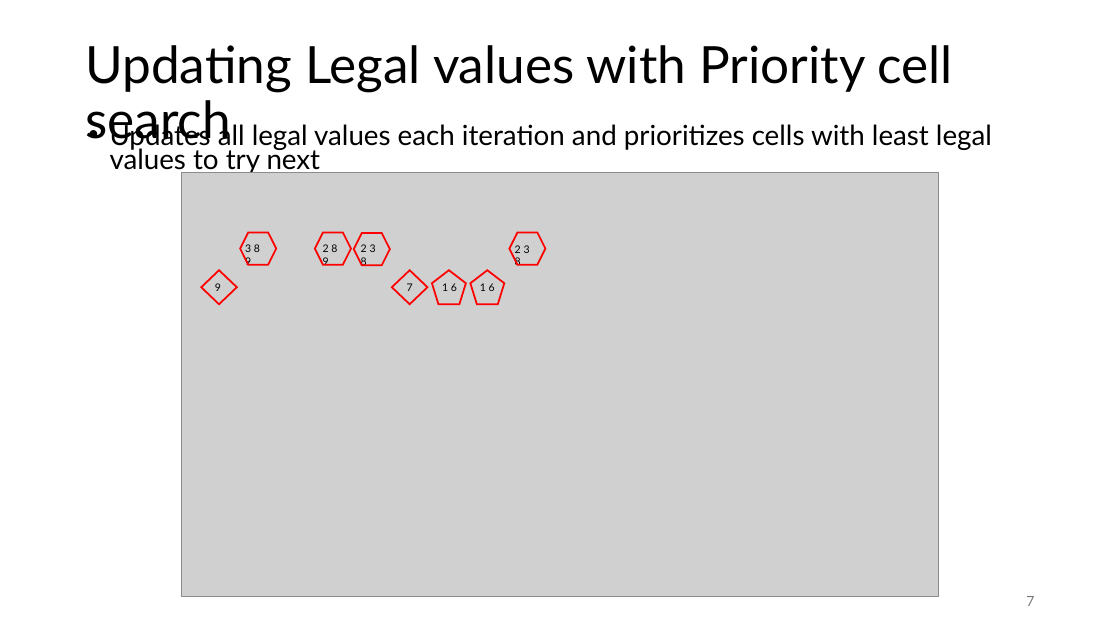
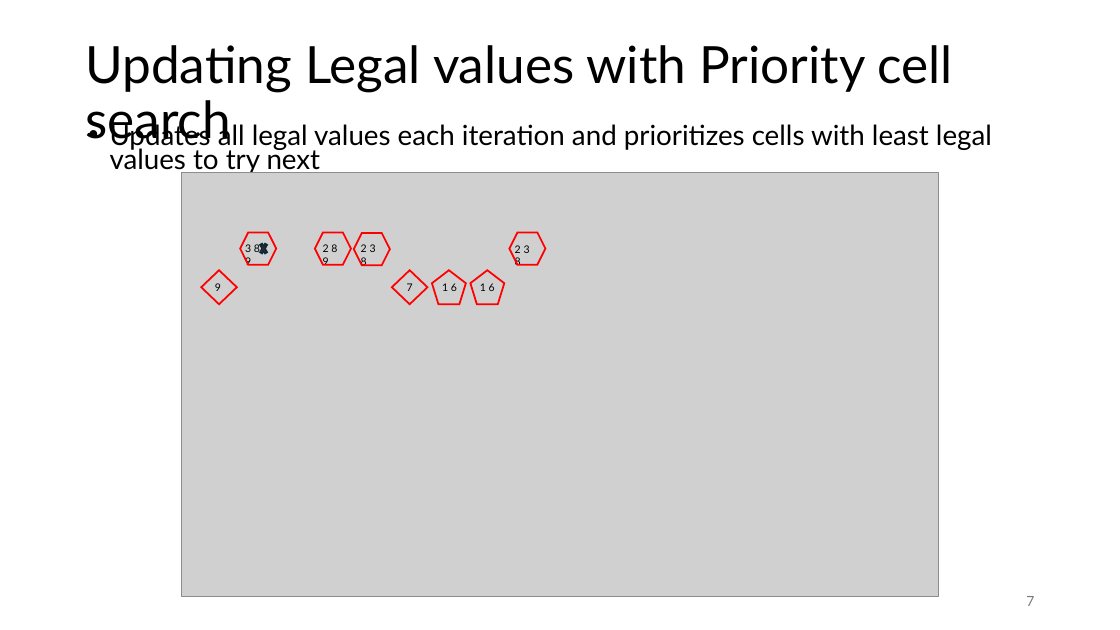
Before and after one commit to MarvinYyrike/sudoku_DFS_solver, a slide deck: slide 7 of Sudoku Solver.pptx. Drawn at 1120x630 pixels with LibreOffice and Linux fonts; fonts in the diff are those of the drawing; grey boxes stand for pictures. Boxes give left, top, right and bottom in pixels: in the first picture for what was removed or moved away, otherwise in the second. Text is boxed around its words. In the diff, an @@ line names an element or a change of style, - is before the commit and + after.

Commit message:
ppt

```diff
--- a/Sudoku Solver.pptx
+++ b/Sudoku Solver.pptx
@@ cross added at (259,240,268,256), fill #FF0000, outline #092A39 1.5 pt @@
```
Also in this commit, not shown: 1 other slide changed.
